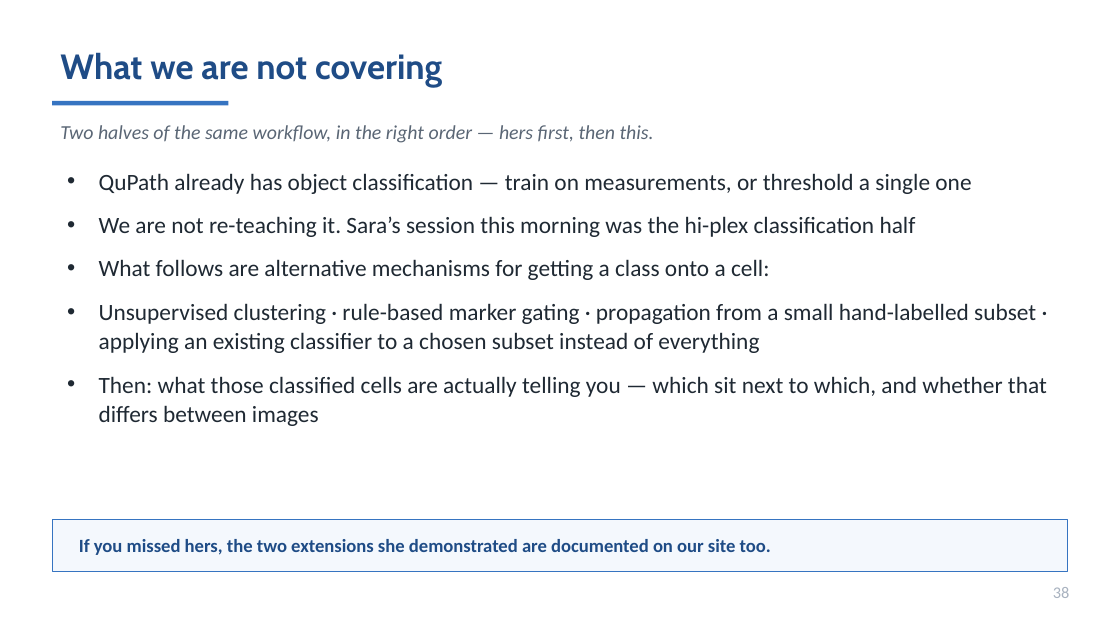
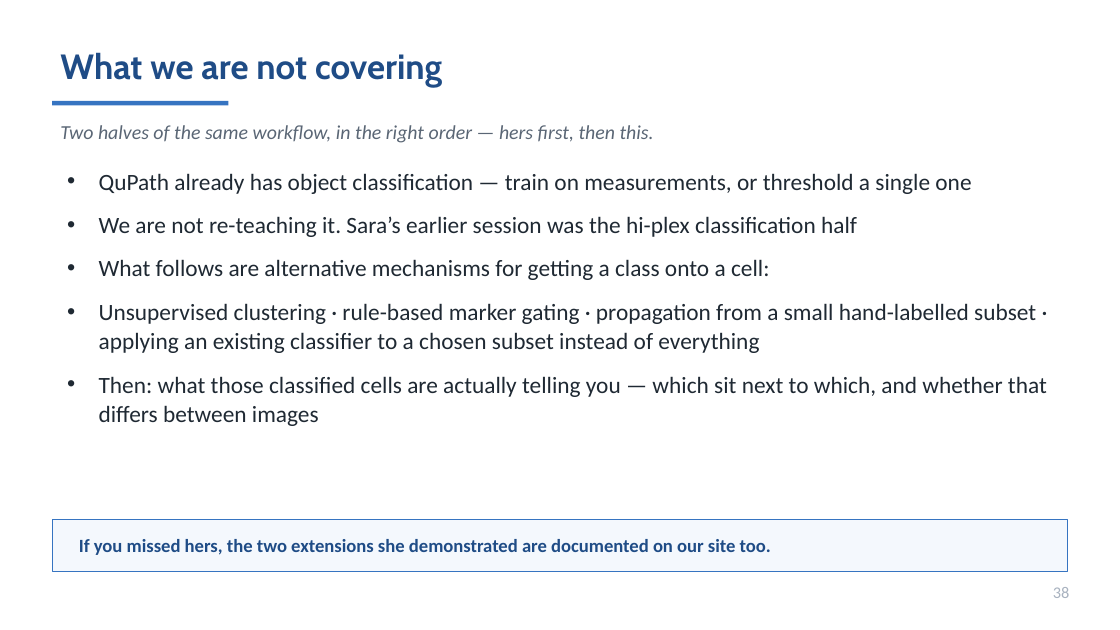
Before and after one commit to MichaelSNelson/BINA-I2K-2026-QuPath-Extensions, a slide deck: slide 38 of I2K_2026_QuPath_Extensions.pptx. Drawn at 1120x630 pixels with LibreOffice and Linux fonts; fonts in the diff are those of the drawing. Boxes give left, top, right and bottom in pixels: in the first picture for what was removed or moved away, otherwise in the second. Text is boxed around its words. In the diff, an @@ line names an element or a change of style, - is before the commit and + after.

```diff
--- a/I2K_2026_QuPath_Extensions.pptx
+++ b/I2K_2026_QuPath_Extensions.pptx
@@ text at (99, 216, 857, 237): text changed @@
-• We are not re-teaching it. Sara’s session this morning was the hi-plex classification half
+• We are not re-teaching it. Sara’s earlier session was the hi-plex classification half
```
Also in this commit, not shown: 3 other slides changed, 7 other files.
